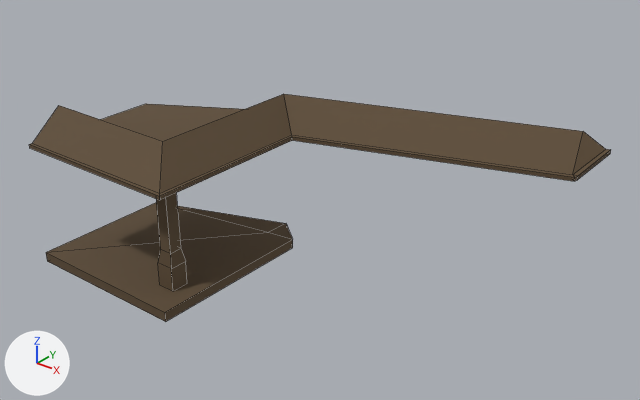
An edit to the FBX model Content/Game_Art/FBX/Archi/SM_Porche.fbx, drawn before and after from the same camera.
One viewpoint serves both versions: a 50 mm lens placed at (19.33, -16.08, 12.0), pointed at (6.3, 0.2, 1.91). The lights are fixed; the arrows at lower left show +X, +Y and +Z. Mesh edges are drawn as thin lines. Vertices at the same position are counted once.

The first picture shows 'SM_Porche'.
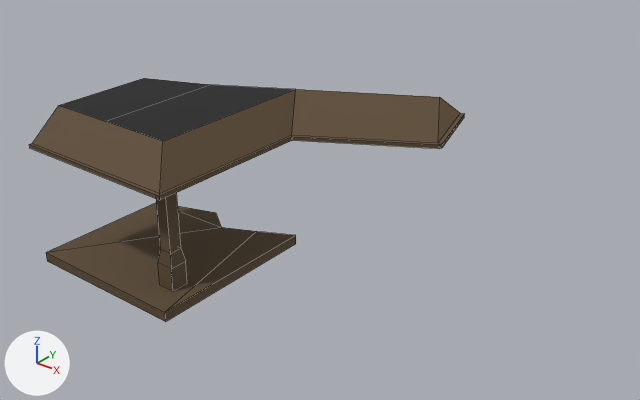
Pixel boxes (x1, y1, x2, y2) of what changed, in the pictures (640 x 400 px; the box of a moved part takes in the faces that stretch with it):
'SM_Porche', reshaped (25% narrower, 7% taller): before (29, 94, 611, 322); after (29, 78, 464, 322)
part 1 of me_mesh, moved or reshaped: before (57, 94, 611, 317); after (57, 78, 464, 317)

What changed in the scene script:
```text
Add mat_material__542_slot__5:
    mat_material__542_slot__5 = principled_material('Material #542 Slot #5')
    mat_material__542_slot__5.base_color = (0.0, 0.0, 0.0)  # black #000000
    mat_material__542_slot__5.roughness = 0.553
Change me_mesh:
    used by ob_sm_porche; location = (0.0, 0.0, 0.0)
    remove me_mesh.from_pydata(...)  # 60 vertices, 44 faces; spans x 0.0..12.3, y -4.05..4.13, z -0.28..4.0
    add me_mesh.from_pydata(...)  # 66 vertices, 46 faces; spans x 0.0..8.39, y -4.05..4.11, z -0.28..4.0
    me_mesh part 1
    17 vertices are removed from x 4.05..12.3, y 0.81..4.13, z -0.28..4.0
    20 faces are deleted
    3 vertices in x 0.0..4.05, y -3.0..-0.05, z 3.22 move by (0.0, 0.0, 0.28)
    3 vertices move from x 4.01..4.1, y 0.71..1.44, z 0.0..4.0 to x 2.73..4.1, y 0.06..1.95, z 0.0..4.0
    23 vertices are added at x 0.0..8.39, y -3.0..4.11, z -0.28..4.0
    9 new faces join them, mat_bois (its picture is missing)
    4 new faces join them, mat_toit (its picture is missing)
    7 new faces join them, mat_beton (its picture is missing)
    2 new faces join them, mat_material__542_slot__5 (black #000000)
    add me_mesh.materials.append(mat_material__542_slot__5)  # black #000000
```
